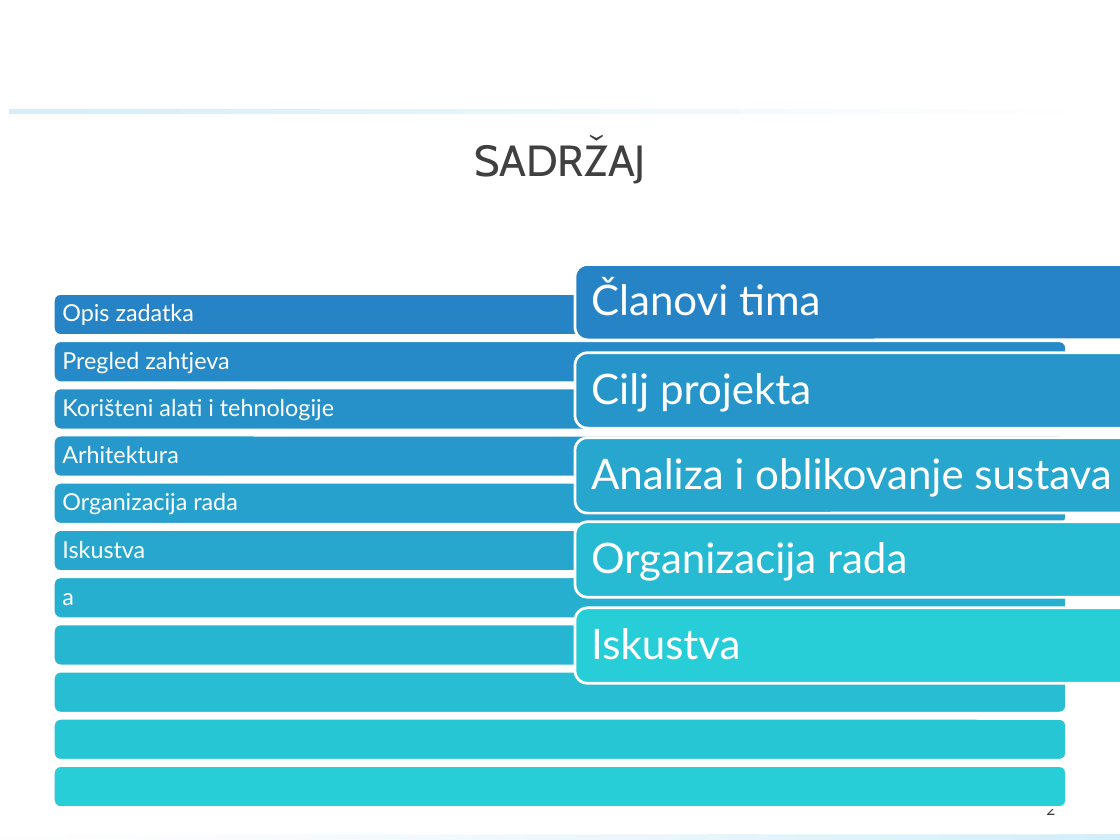
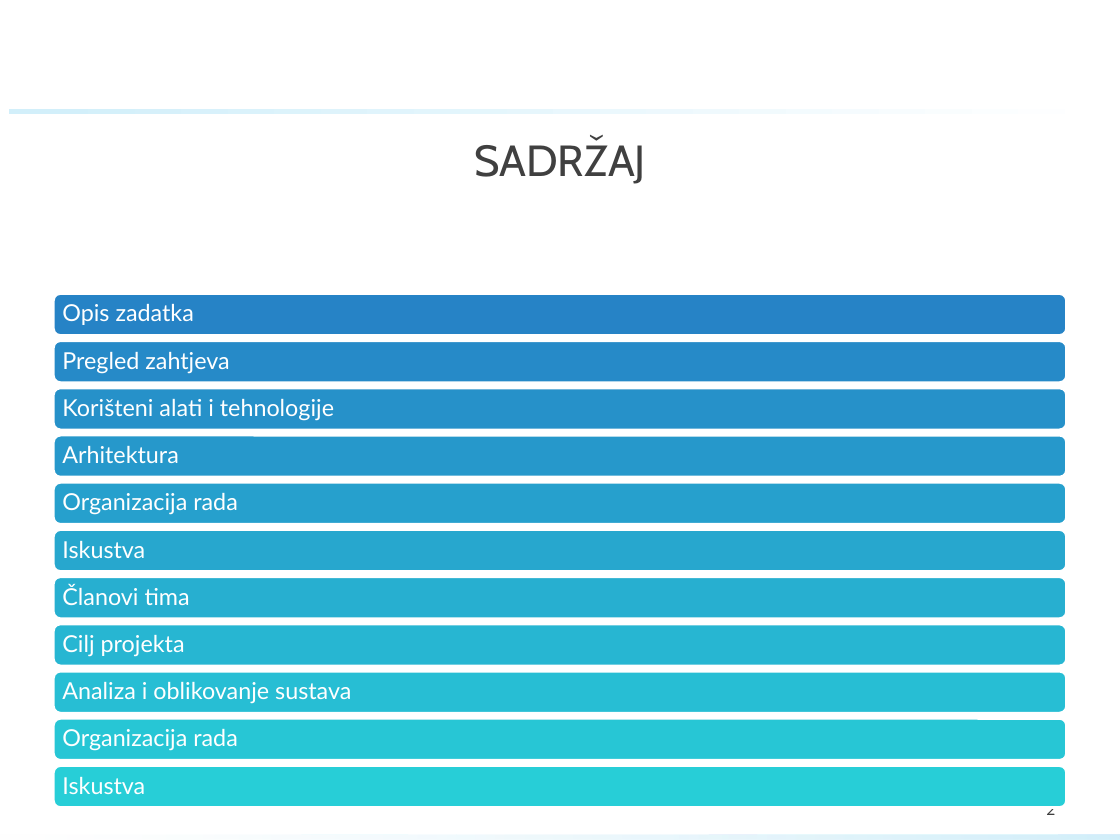
Before and after one commit to GolubIvan/Programsko-inzenjerstvo, a slide deck: slide 2 of PROINZ_TG11_4_eZgrada.pptx. Drawn at 1120x840 pixels with LibreOffice and Linux fonts; fonts in the diff are those of the drawing; background and template pictures are left out. Boxes give left, top, right and bottom in pixels: in the first picture for what was removed or moved away, otherwise in the second. Text is boxed around its words. In the diff, an @@ line names an element or a change of style, - is before the commit and + after.

```diff
--- a/PROINZ_TG11_4_eZgrada.pptx
+++ b/PROINZ_TG11_4_eZgrada.pptx
@@ text "Članovi tima": place and size @@
-text "Članovi tima" at [591,279,820,316]
+text "Članovi tima" at [62,584,190,605]
@@ text removed at [62,593,74,605] @@
-a
@@ text "Cilj projekta": place and size @@
-text "Cilj projekta" at [591,373,811,412]
+text "Cilj projekta" at [62,635,185,657]
@@ group removed at [575,264,1120,683]: 5 rounded rectangles @@
@@ text "Analiza i oblikovanje sustava": place and size @@
-text "Analiza i oblikovanje sustava" at [591,458,1111,497]
+text "Analiza i oblikovanje sustava" at [62,682,351,704]
@@ text "Organizacija rada": place and size @@
-text "Organizacija rada" at [591,542,907,581]
+text "Organizacija rada" at [62,729,238,751]
@@ size 27 to 15 pt; less space between paragraphs in 5 elements at [62,584,190,605], [62,635,185,657], [62,682,351,704], [62,729,238,751], [62,777,145,794] @@
@@ text "Iskustva": place and size @@
-text "Iskustva" at [591,628,740,660]
+text "Iskustva" at [62,777,145,794]
```
Also in this commit, not shown: 2 other slides changed, 3 slides added, 4 slides removed.
